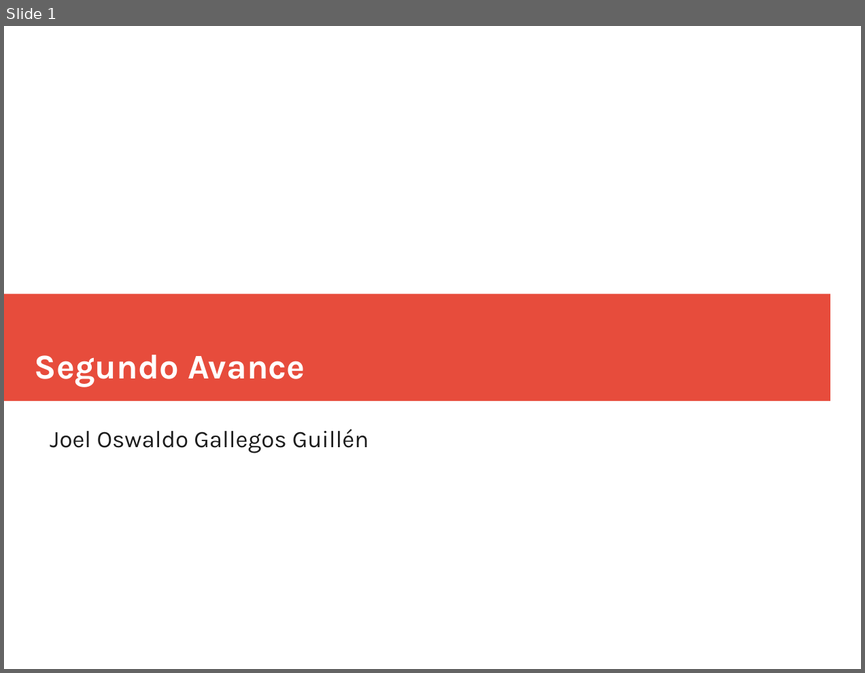
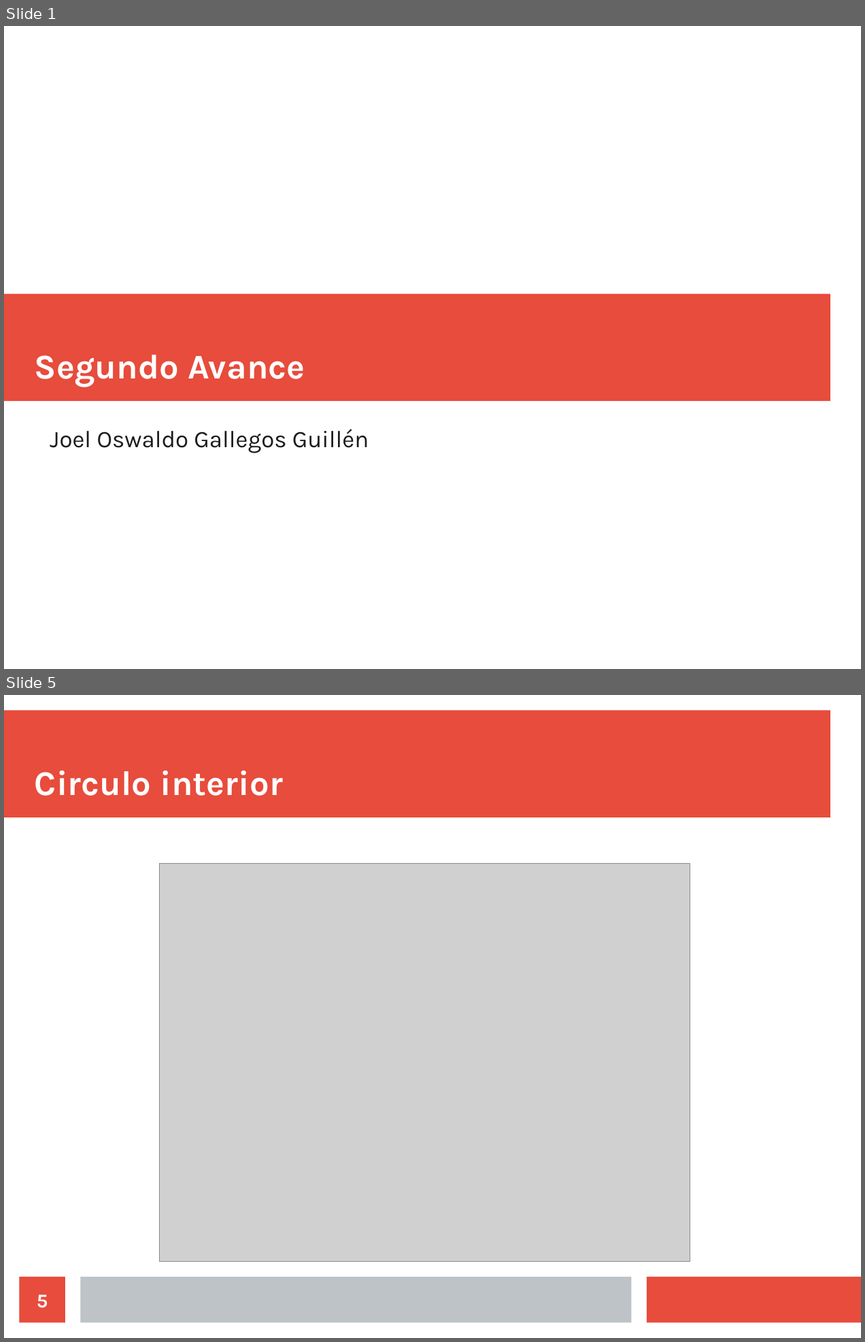
Before and after one commit to joelogg/Imagenes, a slide deck: Semana2-15-02-2018/T1_Diapositivas2.odp. Shown one above the other, each under a label of ours: slide 1 before the commit, slides 1 and 5 after it; the slides between them are not shown. The pictures are 865x673 and 865x1342 pixels, drawn with LibreOffice and Linux fonts; fonts in the diff are those of the drawing; grey boxes stand for pictures. Boxes give left, top, right and bottom in pixels: in the first picture for what was removed or moved away, otherwise in the second. Text is boxed around its words. In the diff, an @@ line names an element or a change of style, - is before the commit and + after.

```diff
--- a/Semana2-15-02-2018/T1_Diapositivas2.odp
+++ b/Semana2-15-02-2018/T1_Diapositivas2.odp
@@ slide 5 added at (4,695,861,1338), background #FFFFFF @@
@@ rectangle added at (4,711,830,818), fill #E74C3C @@
@@ title added at (35,770,283,796), 32 pt, text #FFFFFF, bold @@
+Circulo interior
@@ picture added at (160,864,689,1262) @@
@@ page number added at (20,1276,65,1323), fill #E74C3C, 18 pt, text #FFFFFF, bold @@
+5
@@ rectangle added at (80,1276,632,1323), fill #BDC3C7 @@
@@ rectangle added at (647,1276,861,1323), fill #E74C3C @@
```
Also in this commit, not shown: 1 slide changed, 7 other slides added, 1 other file.
